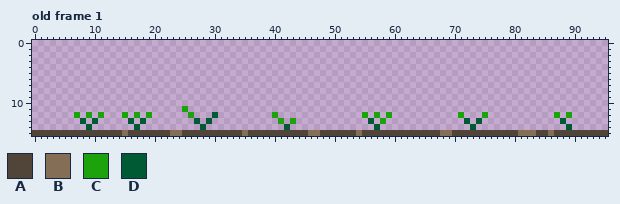
File history of a pixel-art file, Assets/Art/Bubble Bottom.aseprite. The picture above is the old version.
96x16 pixels, 4 frames. Shown: old frame 1. The commit also changed other frames, which this record leaves out.
Visible layers, top first: "Layer 3", "Layer 1".
Palette (. is transparent): A #504538  B #846f56  C #1ca20d  D #005a33
Pixels before, old frame 1, first column x 0:
11 .........................C......................................................................
12 .......C.C.C...C.C.C......C...D.........C..............C.C.C...........C...C...........C.C......
13 ........D.D.....D.D........D.D...........C.C............D.C.............D.D.............D.......
14 .........D.......D..........D.............D..............D...............D...............D......
15 AAAAAAAAAAAAAAABAAAAAAABBAAAAAAAAAABAAAAAAAAAABBAAAAAABAAAAAAAAAAAAABBAAAAAAAAAAABBBAABAAAAAAAAA
After the commit:
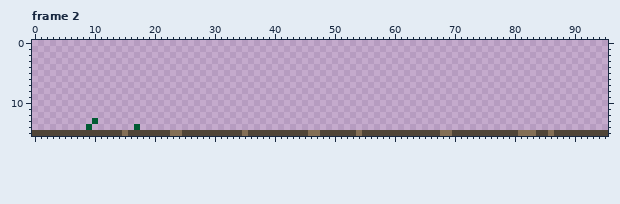
A new or re-ordered frame is compared with the old frame closest to it.
Diff:
frames re-ordered
Changed rows in their new state; - is an unchanged pixel.
Frame 2 against old frame 1, layer "Layer 3":
first column x 7:
11 ------------------.----------------------------------------------------------------
12 .-.-.---.-.-.------.---.---------.--------------.-.-.-----------.---.-----------.-.
13 -.-------.-.--------.-.-----------.-.------------.-.-------------.-.-------------.-
14 ---------------------.-------------.--------------.---------------.---------------.
Where, in picture pixels (left, top, right, bottom), the same in both pictures:
erased: (182, 106, 218, 130)
erased: (74, 112, 104, 124)
erased: (122, 112, 152, 124)
erased: (272, 112, 296, 130)
erased: (362, 112, 392, 130)
erased: (458, 112, 488, 130)
erased: (554, 112, 572, 130)
